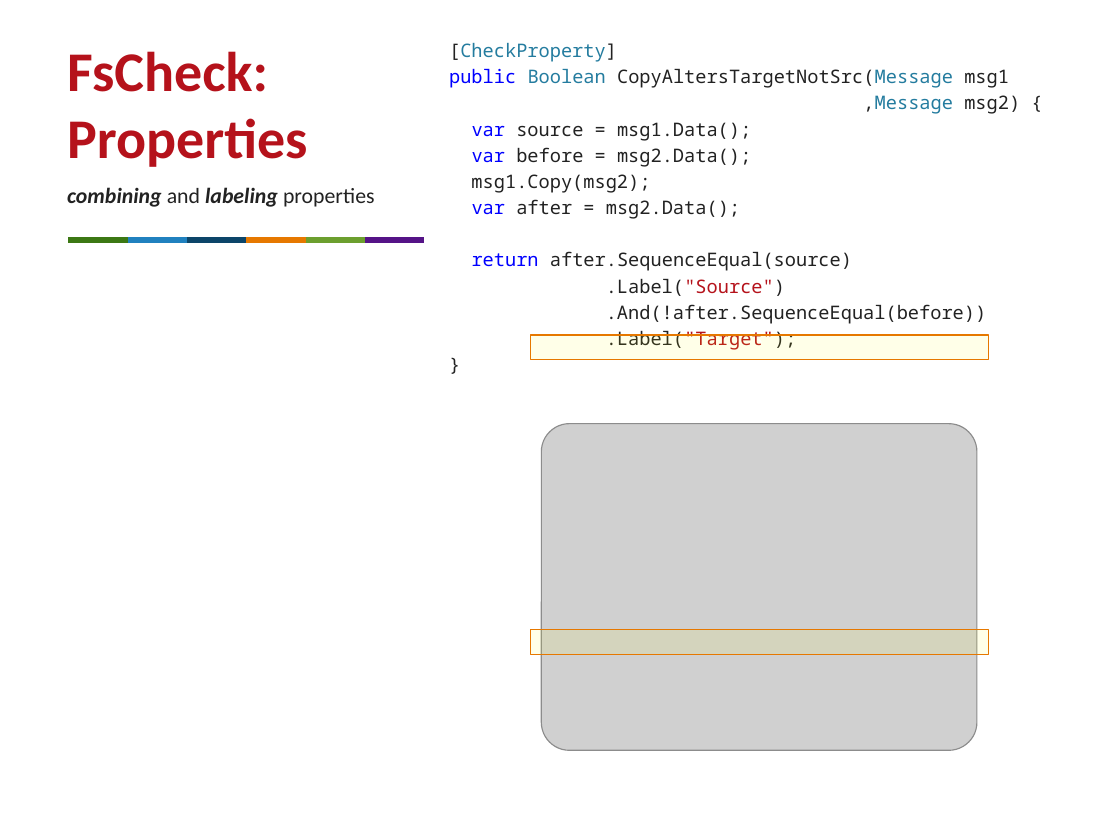
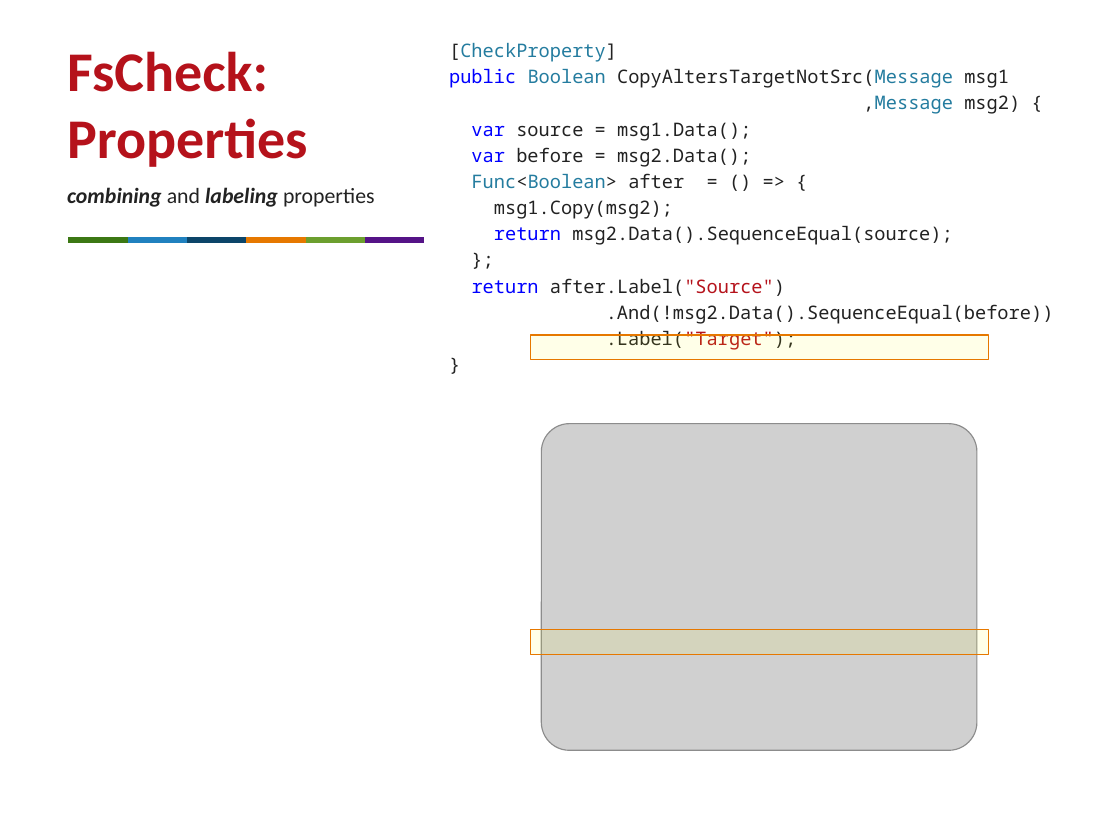
Before and after one commit to pblasucci/checkprops, a slide deck: slide 6 of checkprops.pptx. Drawn at 1120x840 pixels with LibreOffice and Linux fonts; fonts in the diff are those of the drawing; grey boxes stand for pictures. Boxes give left, top, right and bottom in pixels: in the first picture for what was removed or moved away, otherwise in the second. Text is boxed around its words. In the diff, an @@ line names an element or a change of style, - is before the commit and + after.

Commit message:
updated version of fszmq; minor tweaks to labelled tests example

```diff
--- a/checkprops.pptx
+++ b/checkprops.pptx
@@ text at (472,173,684,188): paragraph added @@
+Func<Boolean> after = () => {
@@ text at (472,226,1054,324): text changed @@
-var after = msg2.Data();
-return after.SequenceEqual(source)
-.Label("Source")
-.And(!after.SequenceEqual(before))
+return msg2.Data().SequenceEqual(source);
+};
+return after.Label("Source")
+.And(!msg2.Data().SequenceEqual(before))
@@ text in rectangle at (530,335,988,360): text removed @@
-`
```
Also in this commit, not shown: 1 other slide changed, 8 other files.
